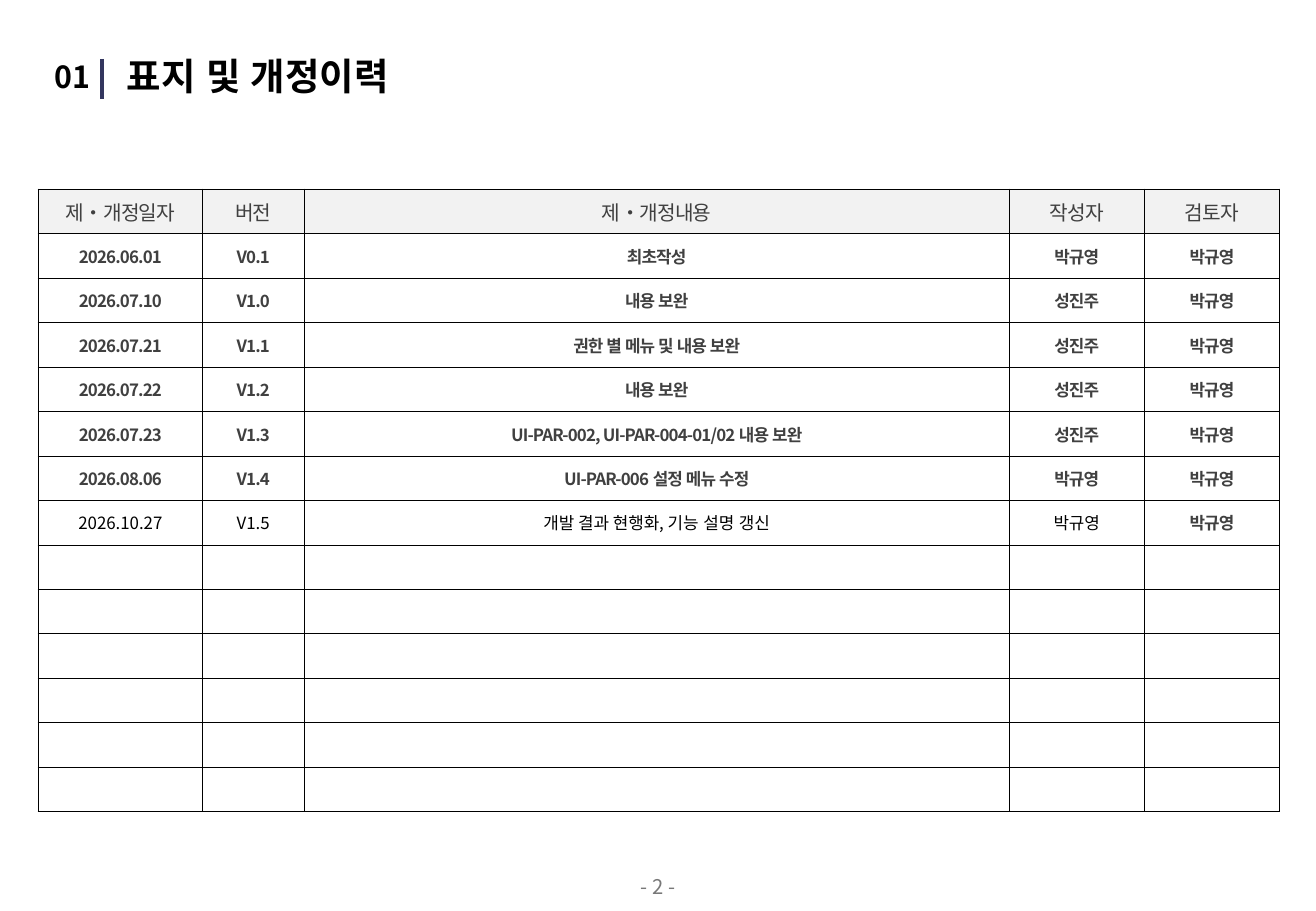
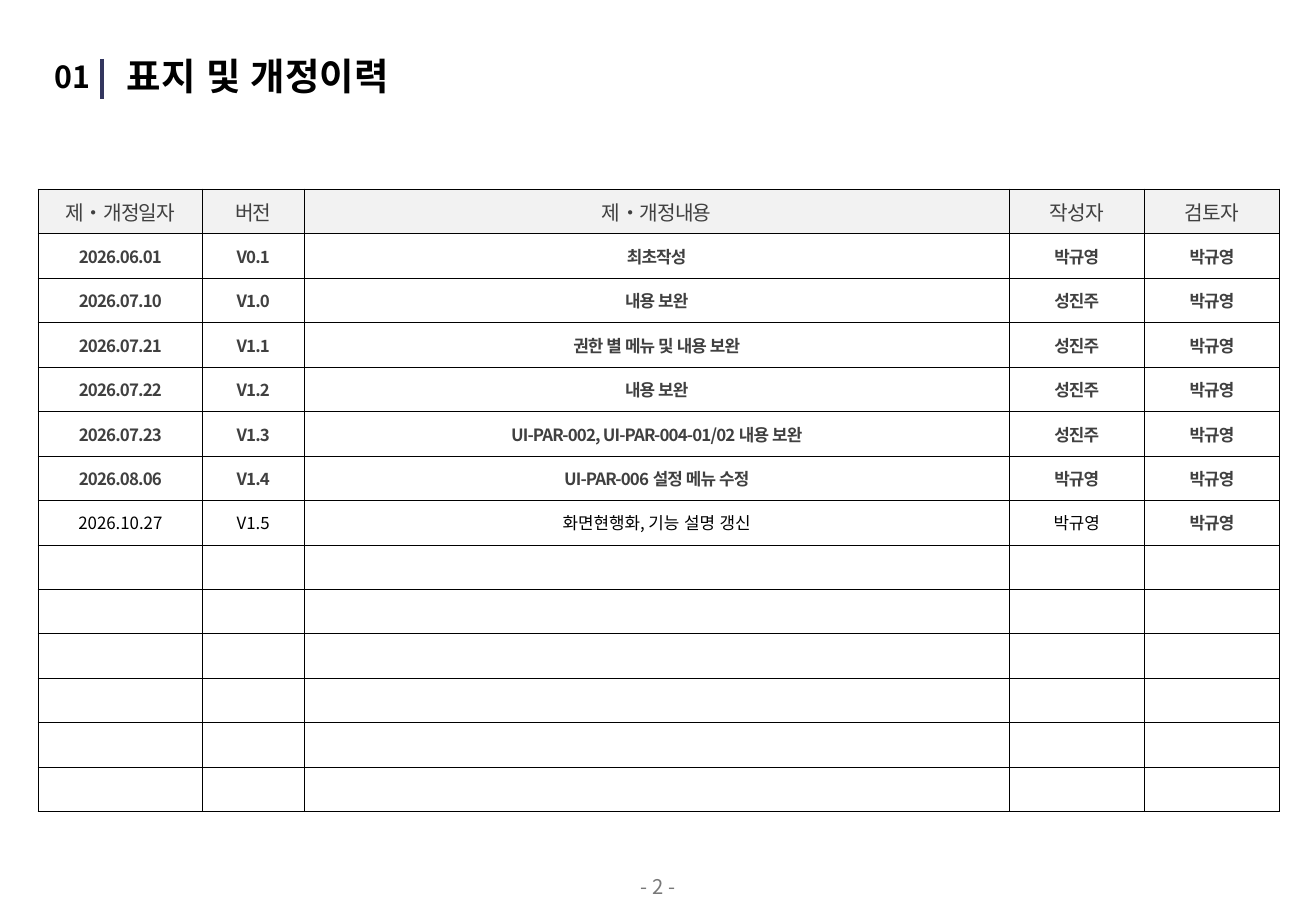
Before and after one commit to innopamSolution/jeju-datahub, a slide deck: slide 2 of Audit/JJ_PD_IP_D04_화면설계서_v1.5_이노팸.pptx. Drawn at 1316x911 pixels with LibreOffice and Linux fonts; fonts in the diff are those of the drawing. Boxes give left, top, right and bottom in pixels: in the first picture for what was removed or moved away, otherwise in the second. Text is boxed around its words. In the diff, an @@ line names an element or a change of style, - is before the commit and + after.

```diff
--- a/Audit/JJ_PD_IP_D04_화면설계서_v1.5_이노팸.pptx
+++ b/Audit/JJ_PD_IP_D04_화면설계서_v1.5_이노팸.pptx
@@ table at (x1=39, y1=190, x2=1280, y2=812) @@
-row 8, column 3: 개발 결과 현행화, 기능 설명 갱신
+row 8, column 3: 화면현행화, 기능 설명 갱신
```
Also in this commit, not shown: 4 other slides changed, 1 other file.
